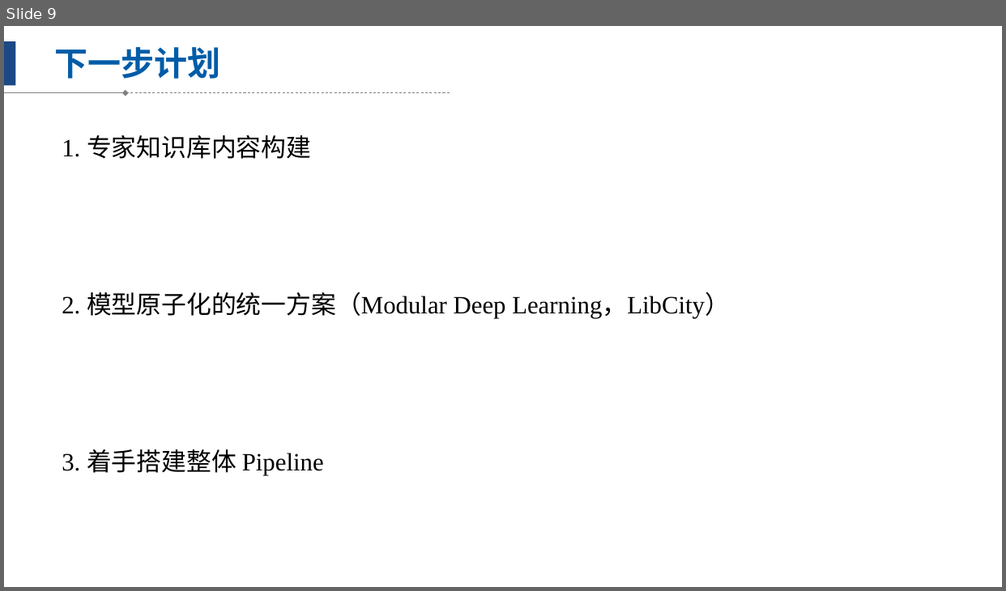
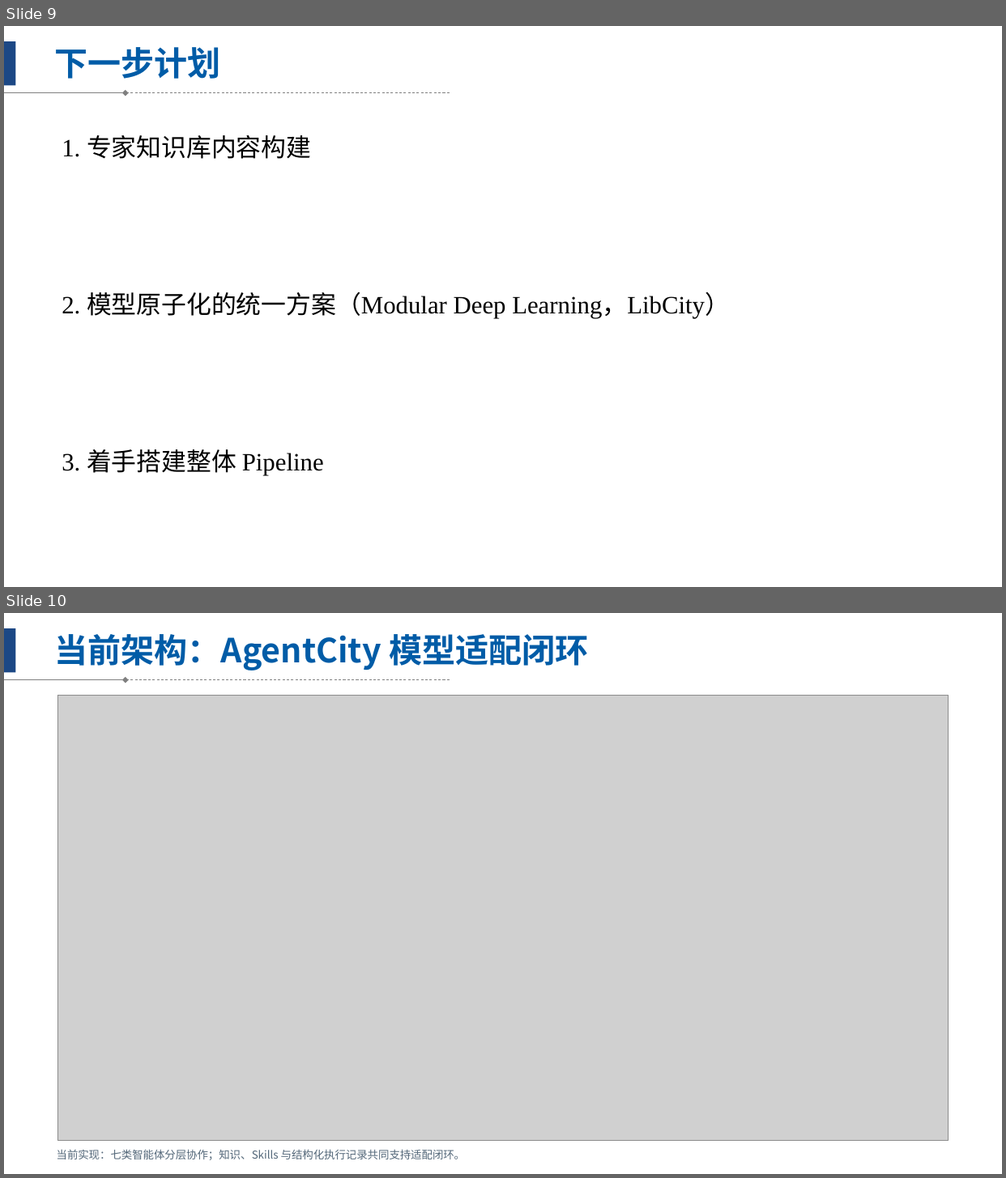
Before and after one commit to Beihang-BIGSCity/AgentCity, a slide deck: 技术点三.pptx. Shown one above the other, each under a label of ours: slide 9 before the commit, slides 9 and 10 after it. The pictures are 1006x591 and 1006x1178 pixels, drawn with LibreOffice and Linux fonts; fonts in the diff are those of the drawing; grey boxes stand for pictures. Boxes give left, top, right and bottom in pixels: in the first picture for what was removed or moved away, otherwise in the second. Text is boxed around its words. In the diff, an @@ line names an element or a change of style, - is before the commit and + after.

```diff
--- a/技术点三.pptx
+++ b/技术点三.pptx
@@ slide 10 added at (4,613,1002,1174), background #FFFFFF; not listed: 3 template elements that a slide beside it also shows @@
@@ title added at (54,634,588,671), 32 pt, text #005CA7, bold @@
+当前架构：AgentCity 模型适配闭环
@@ picture added at (58,696,948,1141) @@
@@ text added at (57,1149,465,1161), 10.5 pt, text #536779 @@
+当前实现：七类智能体分层协作；知识、Skills 与结构化执行记录共同支持适配闭环。
```
Also in this commit, not shown: 2 other slides added, 45 other files.
